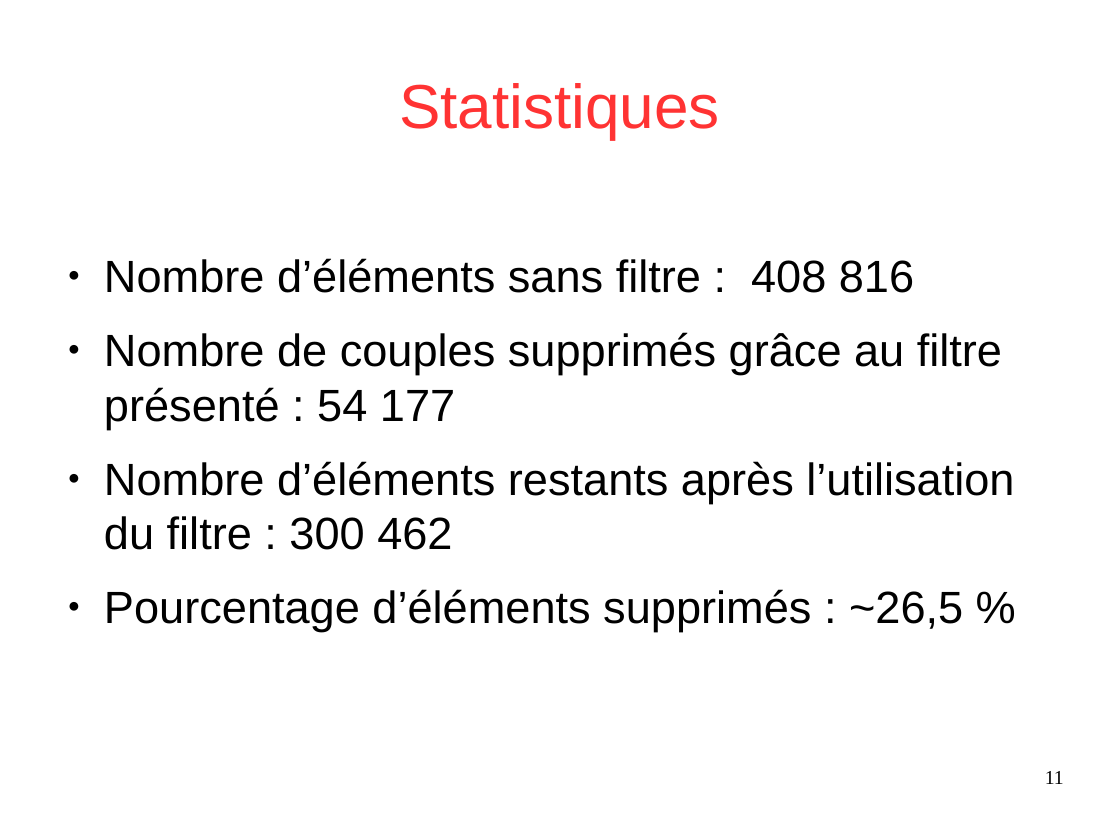
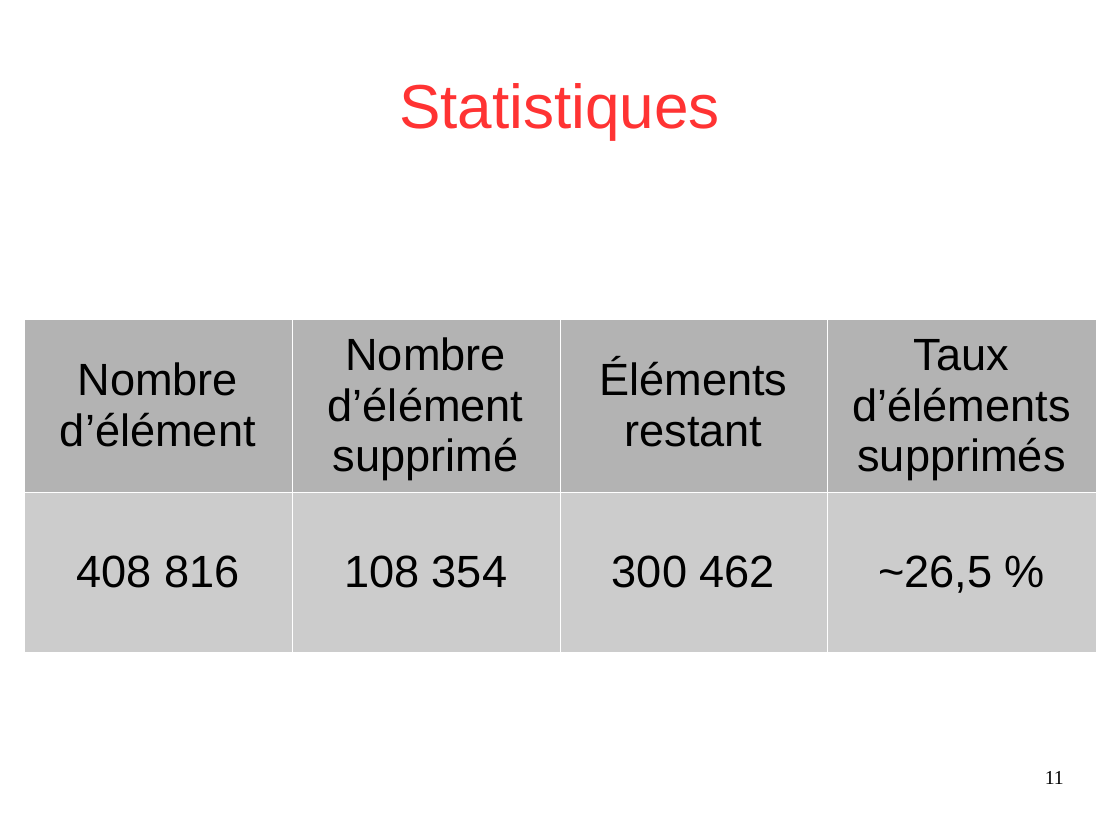
Before and after one commit to Sle3pingForest/StageL3, a slide deck: slide 11 of RapportDamien/presentation.odp. Drawn at 1120x840 pixels with LibreOffice and Linux fonts; fonts in the diff are those of the drawing. Boxes give left, top, right and bottom in pixels: in the first picture for what was removed or moved away, otherwise in the second. Text is boxed around its words. In the diff, an @@ line names an element or a change of style, - is before the commit and + after.

Commit message:
maj présentation

```diff
--- a/RapportDamien/presentation.odp
+++ b/RapportDamien/presentation.odp
@@ text removed at [104,258,1014,632] @@
-● Nombre d’éléments sans filtre : 408 816
-● Nombre de couples supprimés grâce au filtre présenté : 54 177
-● Nombre d’éléments restants après l’utilisation du filtre : 300 462
-● Pourcentage d’éléments supprimés : ~26,5 %
@@ table added at [24,319,1098,642], 2 rows, 4 columns @@
+Nombre d’élément | Nombre d’élément supprimé | Éléments restant | Taux d’éléments supprimés
+408 816 | 108 354 | 300 462 | ~26,5 %
```
Also in this commit, not shown: 1 other slide changed.
